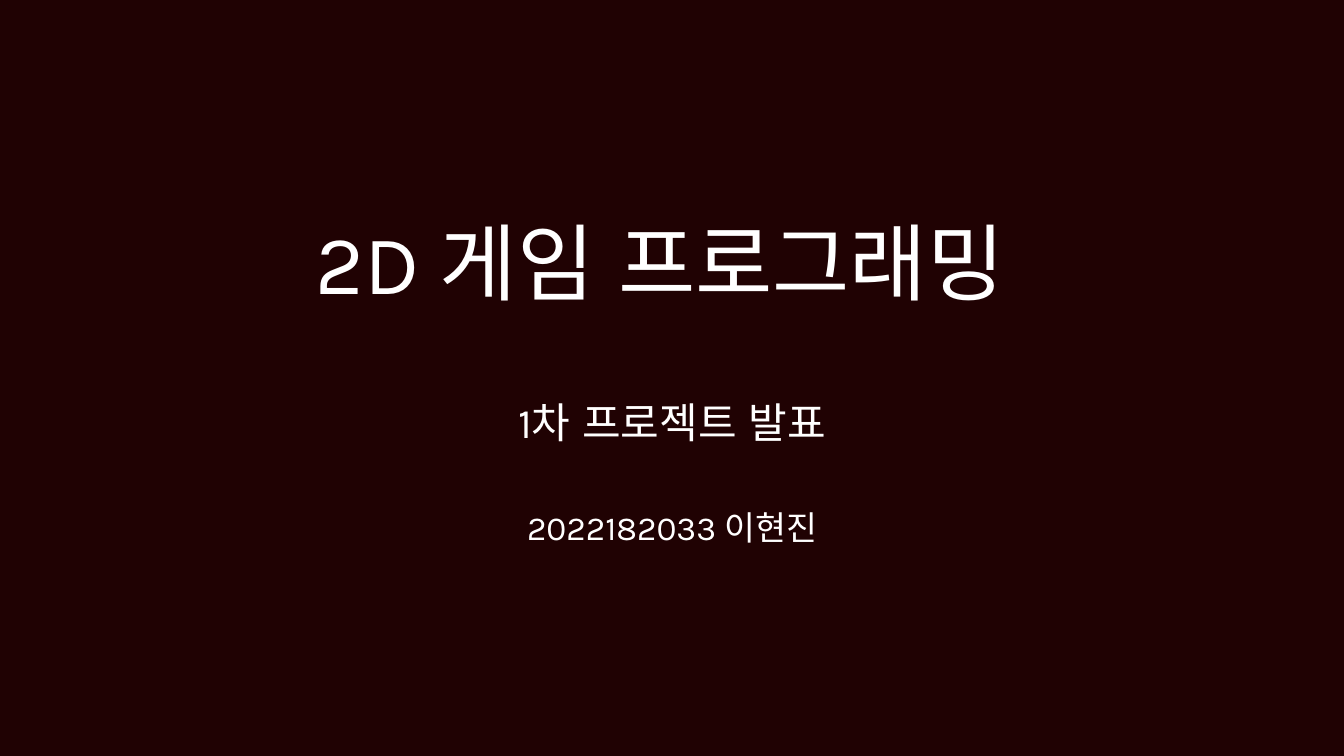
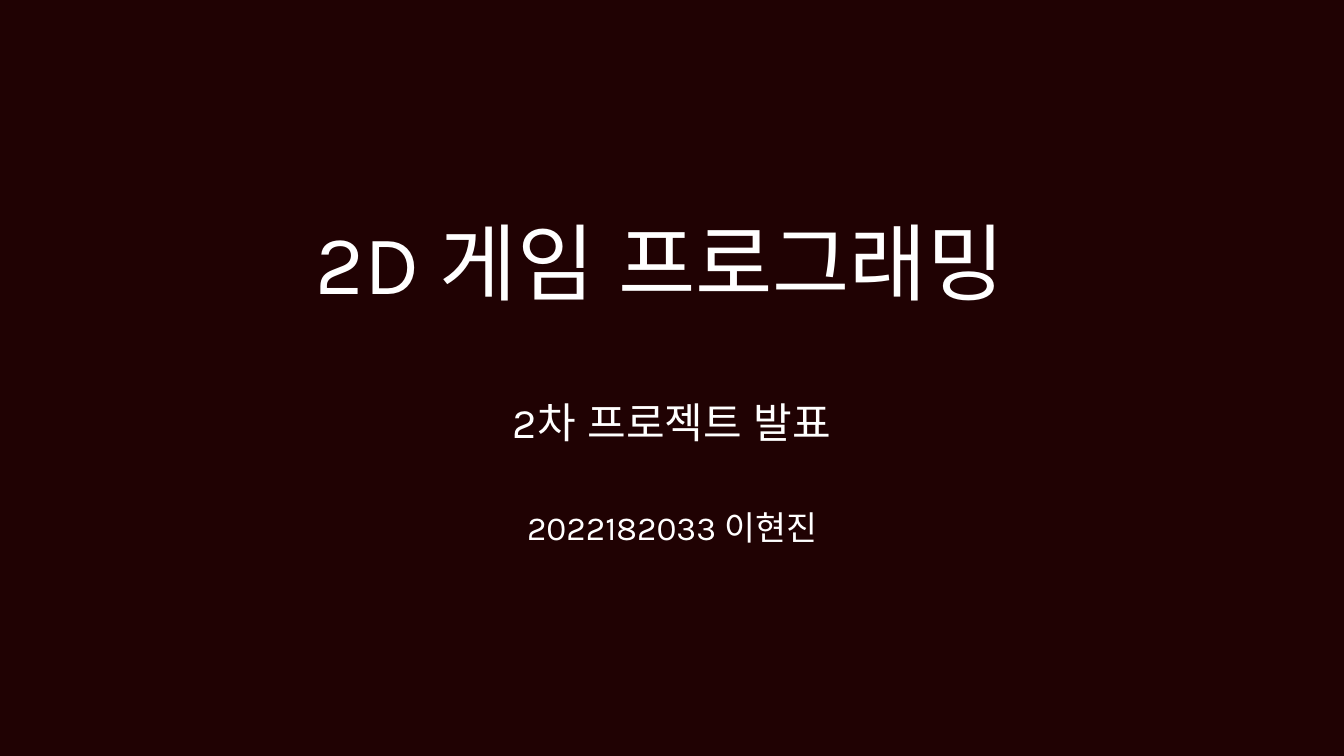
Before and after one commit to brian121612/2DGP-PROJECT, a slide deck: slide 1 of 2022182033_PROJECT_PRESENTATION_2.pptx. Drawn at 1344x756 pixels with LibreOffice and Linux fonts; fonts in the diff are those of the drawing. Boxes give left, top, right and bottom in pixels: in the first picture for what was removed or moved away, otherwise in the second. Text is boxed around its words. In the diff, an @@ line names an element or a change of style, - is before the commit and + after.

```diff
--- a/2022182033_PROJECT_PRESENTATION_2.pptx
+++ b/2022182033_PROJECT_PRESENTATION_2.pptx
@@ subtitle at (513, 403, 831, 442): text changed @@
-1차 프로젝트 발표
+2차 프로젝트 발표
```
Also in this commit, not shown: 1 other slide changed, 3 slides removed, 6 other files.
